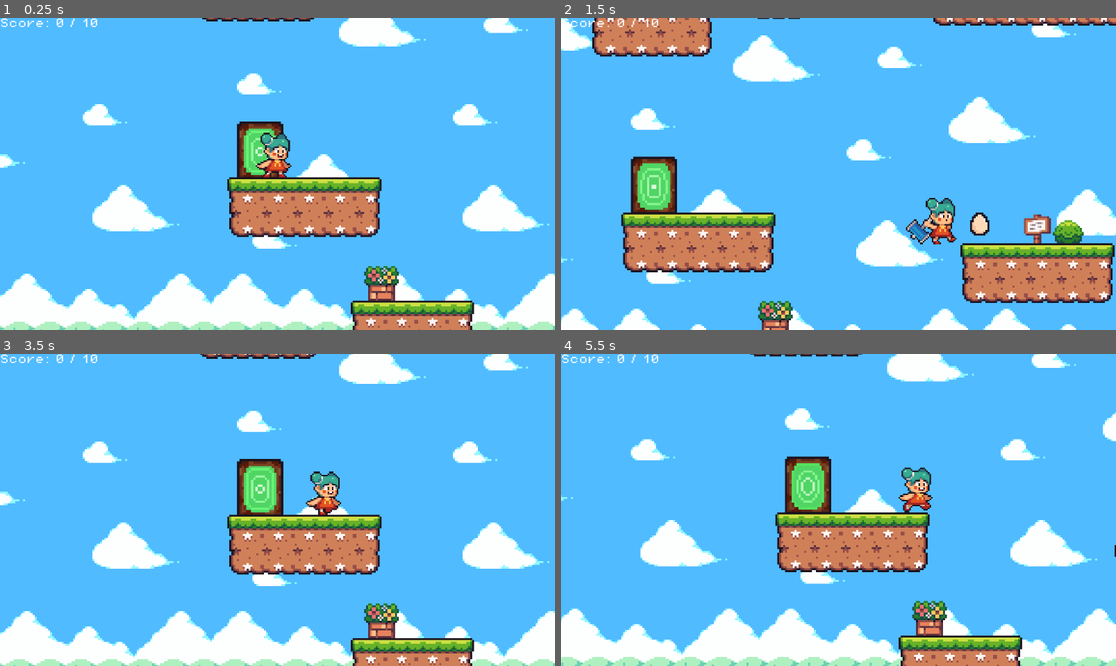
Above: before the commit, frames 1-4 (two rows, left to right).
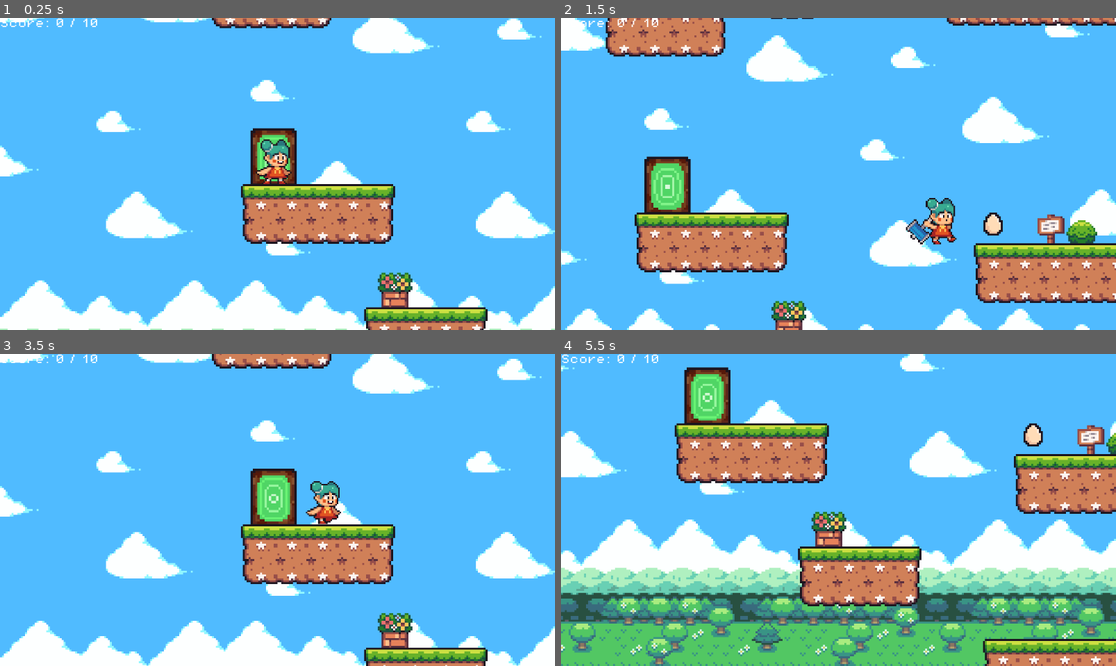
Above: after the commit, the same moments.

Repository: CakeRun/Vaerkstedsuge.github-brug-denne
Game: Godot game, scene res://Level 1 (green)/Level 1.tscn
The game is run twice, just before and just after one commit, with the same random seed, the same clock (stepped at 60 frames per second) and the same inputs. This scene is started directly instead of the project's main scene.
Inputs:
- Up to frame 1 (0.25 s): no input
- Up to frame 2 (1.5 s): hold D (move_right) from 0.53 s (still down); tap E (enter) at 0.6 s; tap Space (jump) at 0.77 s; tap X (attack) at 1.35 s
- Up to frame 3 (3.5 s): tap Space (jump) at 1.52, 3.02 s; tap E (enter) at 1.55, 2.1, 2.85 s; release D (move_right) at 2.03 s; hold A (move_left) 2.03-2.78 s; hold D (move_right) from 2.78 s (still down)
- Up to frame 4 (5.5 s): tap X (attack) at 3.6 s; tap Space (jump) at 3.77, 4.52 s; tap E (enter) at 3.8, 4.35, 5.1 s; release D (move_right) at 4.28 s; hold A (move_left) 4.28-5.03 s; hold D (move_right) from 5.03 s (still down)

The runs differ from the first frame. In frame 1, 20% of the frame differs, in the area x 0-100%, y 0-100%; in frame 2, 17%; in frame 3, 22%; in frame 4, 59%.

Commit message:
NU FUNGERER POTALEN 1

Diff:
--- a/GoDot/Level 1 (green)/Level 1.tscn
+++ b/GoDot/Level 1 (green)/Level 1.tscn
@@ -2815,6 +2815,9 @@
 "platfromGreen2": SubResource("Animation_tfxi7")
 }
 
+[sub_resource type="RectangleShape2D" id="RectangleShape2D_g454l"]
+size = Vector2(10.478, 15.1466)
+
 [sub_resource type="RectangleShape2D" id="RectangleShape2D_jg6hg"]
 size = Vector2(1269, 80)
 
@@ -2907,9 +2910,17 @@
 position = Vector2(17, 50)
 scale = Vector2(1.2, 1.2)
 
+[node name="Area2D_green_level1" type="Area2D" parent="DoorGreen"]
+collision_mask = 8
+
+[node name="CollisionShape" type="CollisionShape2D" parent="DoorGreen/Area2D_green_level1"]
+position = Vector2(-1.52588e-05, 0)
+scale = Vector2(1.39976, 1.40846)
+shape = SubResource("RectangleShape2D_g454l")
+
 [node name="Player" parent="." instance=ExtResource("14_4d2uq")]
 unique_name_in_owner = true
-position = Vector2(26, 59)
+position = Vector2(19, 52)
 scale = Vector2(0.8, 0.8)
 
 [node name="Camera2D" type="Camera2D" parent="Player"]
@@ -2971,3 +2982,9 @@
 
 [node name="Worm2" parent="." instance=ExtResource("19_qeksp")]
 position = Vector2(638, 170)
+
+[node name="teleport_audio_green" type="AudioStreamPlayer2D" parent="."]
+stream = ExtResource("18_1hycd")
+
+[connection signal="body_entered" from="DoorGreen/Area2D_green_level1" to="DoorGreen" method="_on_area_2d_green_level_1_body_entered"]
+[connection signal="body_exited" from="DoorGreen/Area2D_green_level1" to="DoorGreen" method="_on_area_2d_green_level_1_body_exited"]
--- a/GoDot/doors/doors_script.gd
+++ b/GoDot/doors/doors_script.gd
@@ -1,8 +1,7 @@
 extends Node
 
 @onready var teleport_audio_main = $"../teleport_audio"
-@onready var teleport_audio_green = $"../teleport_audio"
-
+@onready var teleport_audio_green = $"../teleport_audio_green"
 #signal scene_change(scene_name)
 var entered_main_door = false
 var entered_green_door = false
Not shown: 2 places in GoDot/Level 1 (green)/Level 1.tscn that only renumber resources
